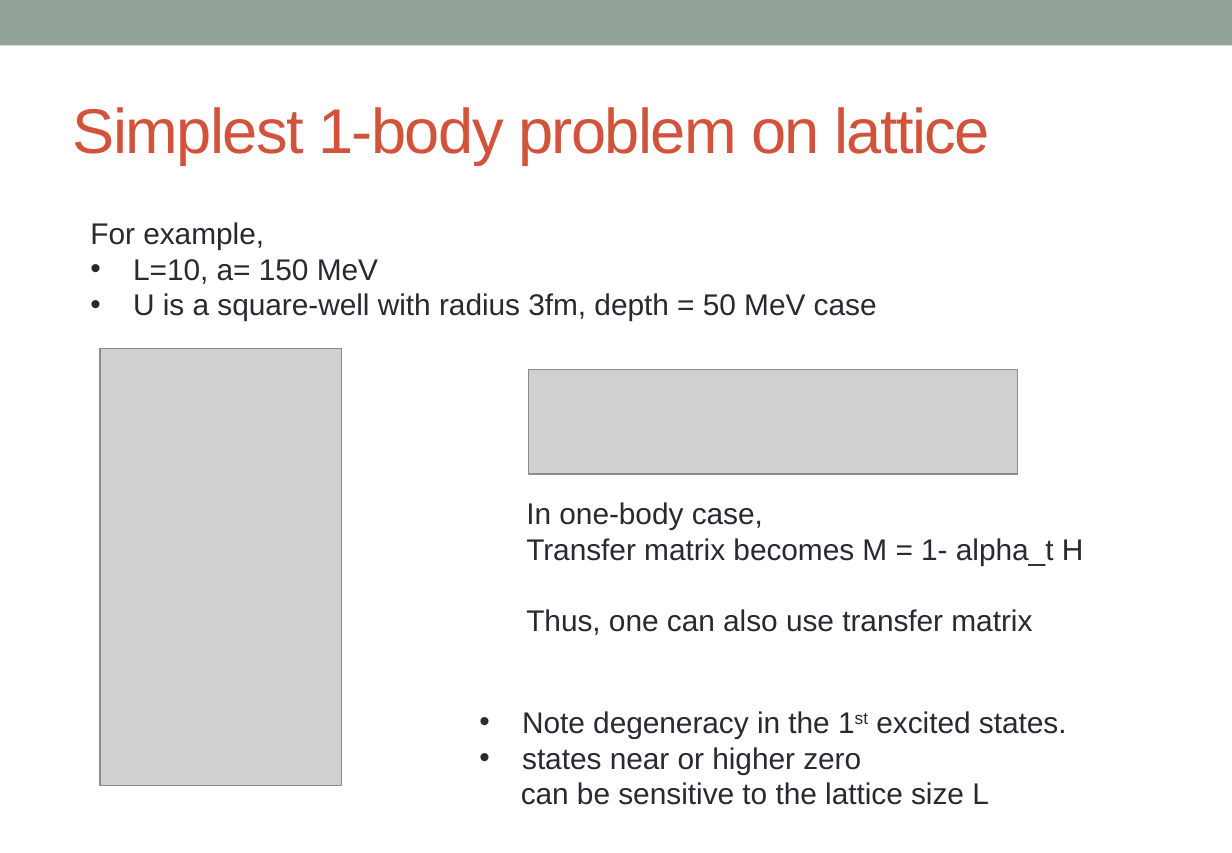
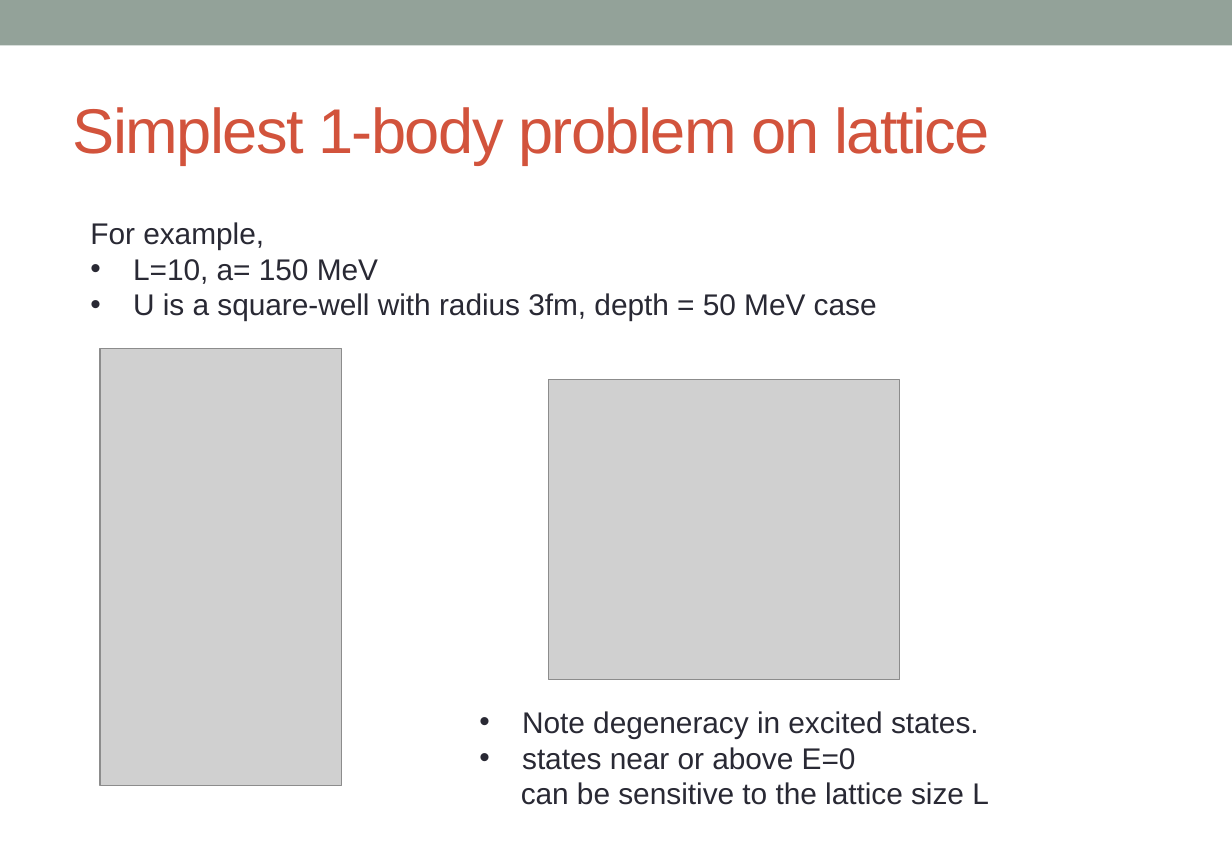
Before and after one commit to alphacentaury-github/NPSS2020, a slide deck: slide 14 of 20230612_Lattice_intro.pptx. Drawn at 1232x853 pixels with LibreOffice and Linux fonts; fonts in the diff are those of the drawing; grey boxes stand for pictures. Boxes give left, top, right and bottom in pixels: in the first picture for what was removed or moved away, otherwise in the second. Text is boxed around its words. In the diff, an @@ line names an element or a change of style, - is before the commit and + after.

```diff
--- a/20230612_Lattice_intro.pptx
+++ b/20230612_Lattice_intro.pptx
@@ picture removed at box(528, 370, 1017, 474) @@
@@ picture added at box(549, 380, 900, 680) @@
@@ text removed at box(526, 502, 1084, 635) @@
-In one-body case,
-Transfer matrix becomes M = 1- alpha_t H
-Thus, one can also use transfer matrix
@@ text at box(522, 711, 979, 770): text changed @@
-• Note degeneracy in the 1st excited states.
-• states near or higher zero
+• Note degeneracy in excited states.
+• states near or above E=0
```
Also in this commit, not shown: 6 other slides changed.
